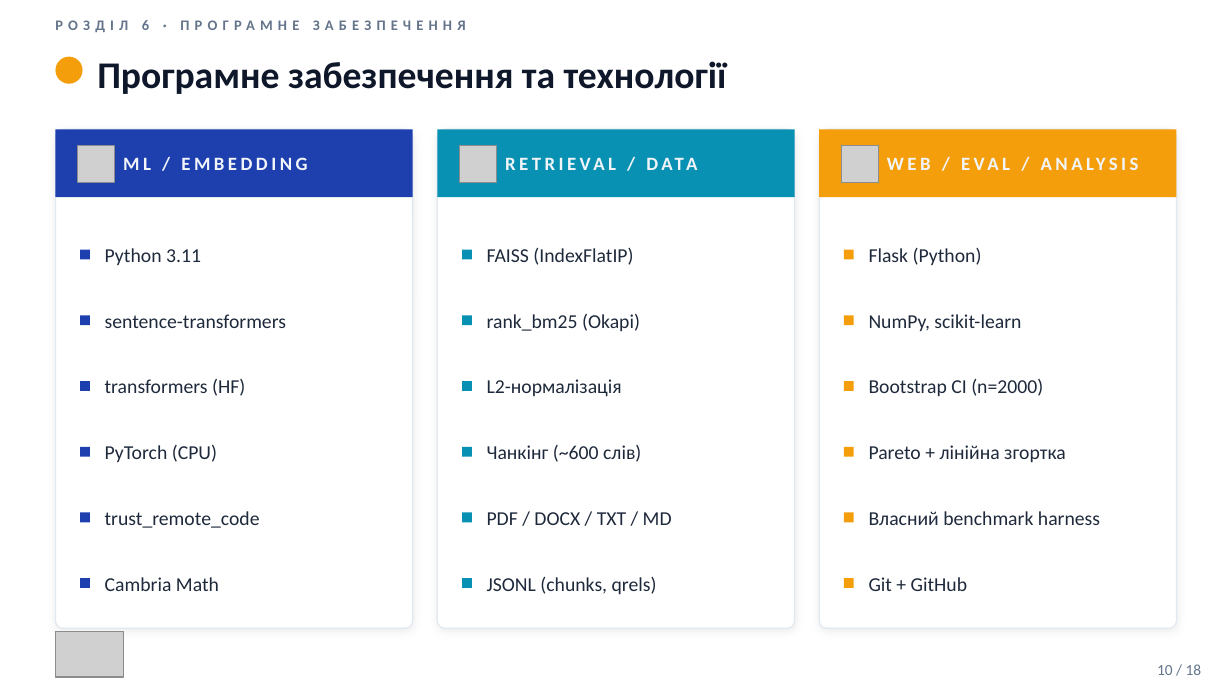
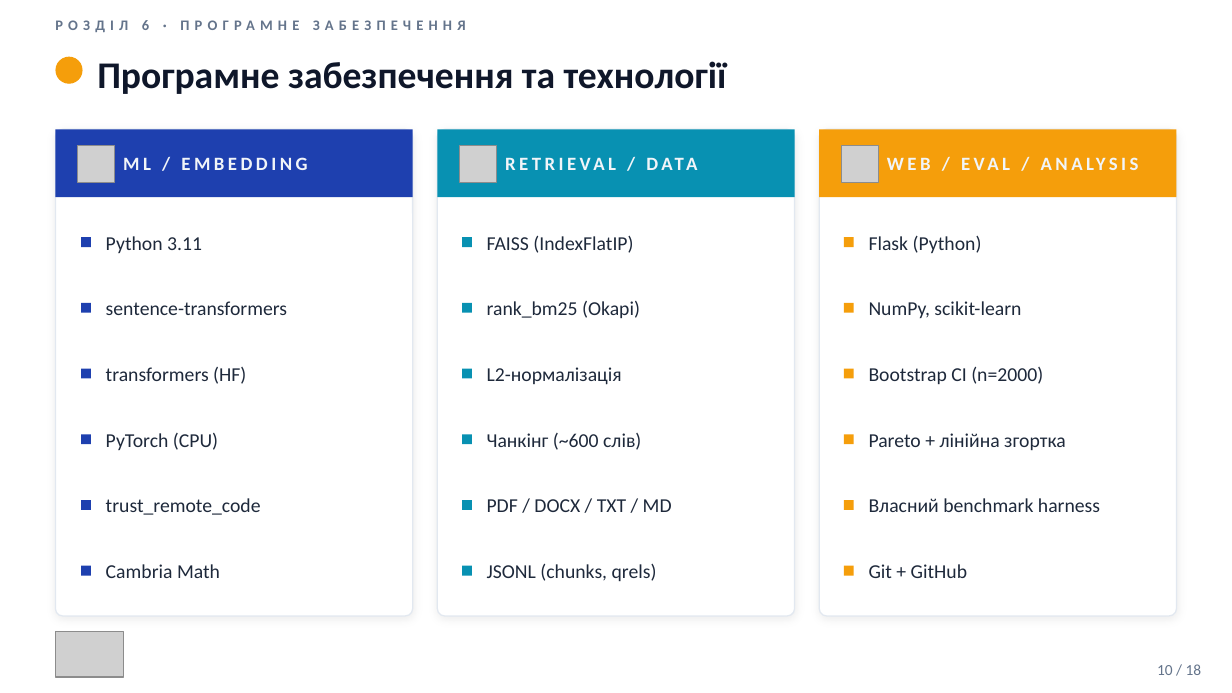
Before and after one commit to vitaliinnest/kb-semantic-search-benchmark, a slide deck: slide 10 of thesis/Nesterenko_Presentation.pptx. Drawn at 1232x693 pixels with LibreOffice and Linux fonts; fonts in the diff are those of the drawing; grey boxes stand for pictures. Boxes give left, top, right and bottom in pixels: in the first picture for what was removed or moved away, otherwise in the second. Text is boxed around its words. In the diff, an @@ line names an element or a change of style, - is before the commit and + after.

```diff
--- a/thesis/Nesterenko_Presentation.pptx
+++ b/thesis/Nesterenko_Presentation.pptx
@@ rounded rectangle: place and size @@
-rounded rectangle at <box>55,129,413,628</box>
+rounded rectangle at <box>55,129,413,616</box>
@@ rounded rectangle: place and size @@
-rounded rectangle at <box>437,129,795,628</box>
+rounded rectangle at <box>437,129,795,616</box>
@@ rounded rectangle: place and size @@
-rounded rectangle at <box>819,129,1177,628</box>
+rounded rectangle at <box>819,129,1177,616</box>
@@ 9 texts, 9 rectangles: place and size @@
-9 texts, 9 rectangles at <box>80,250,1100,528</box>
+9 texts, 9 rectangles at <box>81,238,1100,515</box>
@@ 9 texts, 9 rectangles: place and size @@
-9 texts, 9 rectangles at <box>80,248,1043,594</box>
+9 texts, 9 rectangles at <box>81,236,1043,581</box>
```
Also in this commit, not shown: 12 other slides changed.
